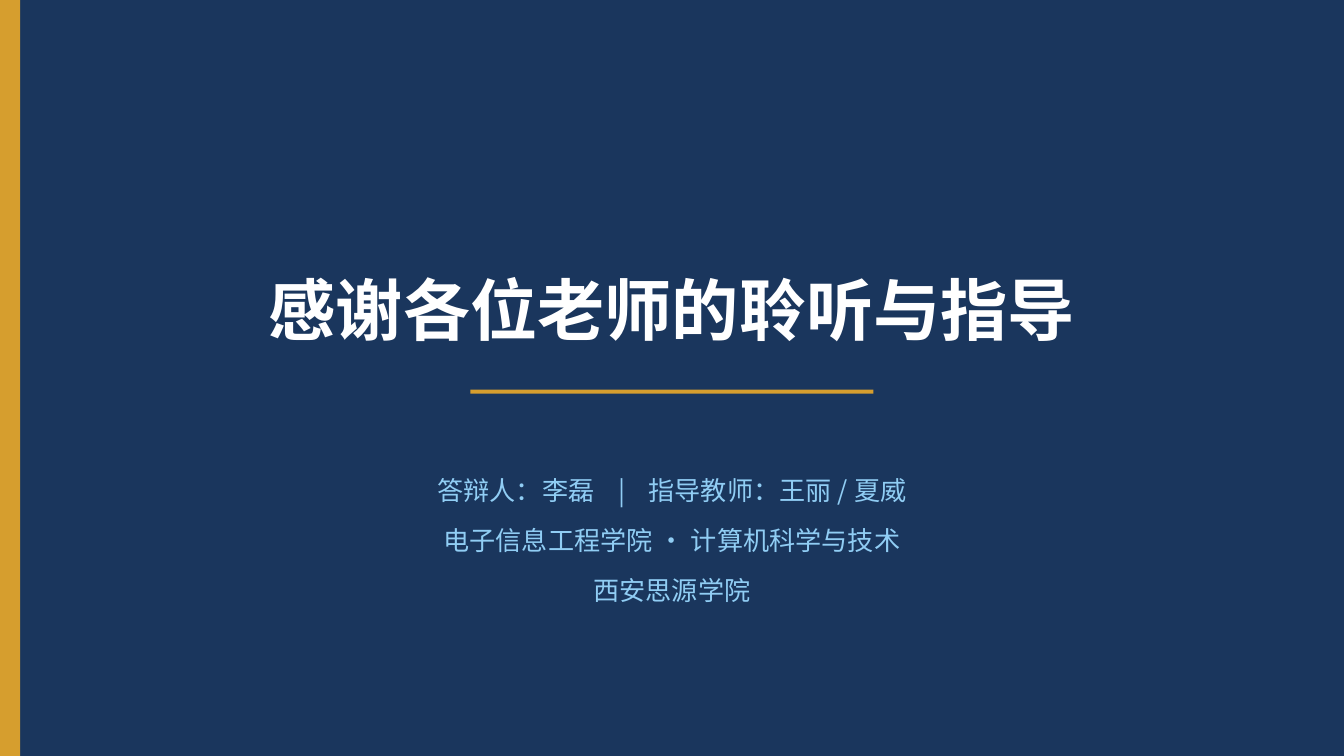
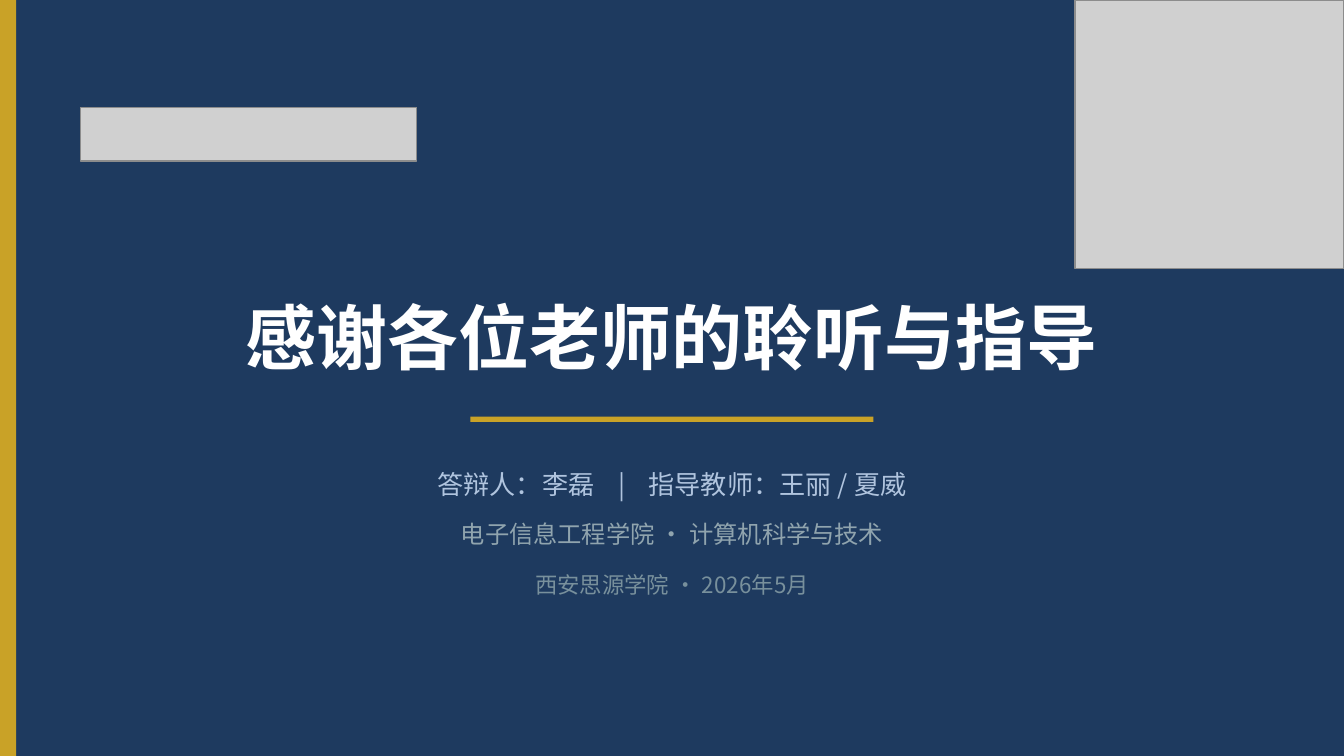
Before and after one commit to lvolk555/Trea--warehouse-, a slide deck: slide 22 of 生鲜超市综合管理系统_毕业答辩PPT.pptx. Drawn at 1344x756 pixels with LibreOffice and Linux fonts; fonts in the diff are those of the drawing; grey boxes stand for pictures. Boxes give left, top, right and bottom in pixels: in the first picture for what was removed or moved away, otherwise in the second. Text is boxed around its words. In the diff, an @@ line names an element or a change of style, - is before the commit and + after.

```diff
--- a/生鲜超市综合管理系统_毕业答辩PPT.pptx
+++ b/生鲜超市综合管理系统_毕业答辩PPT.pptx
@@ background #1A365D to #1E3A5F @@
@@ rectangle: place and size @@
-rectangle at box(0, 0, 20, 755)
+rectangle at box(0, 0, 16, 755)
@@ rectangle at box(0, 0, 16, 755): fill #D69E2E to #C9A227 @@
@@ picture added at box(1075, 0, 1344, 269) @@
@@ picture added at box(81, 108, 417, 161) @@
@@ text "感谢各位老师的聆听与指导": place and size @@
-text "感谢各位老师的聆听与指导" at box(269, 277, 1075, 341)
+text "感谢各位老师的聆听与指导" at box(246, 303, 1097, 371)
@@ text "感谢各位老师的聆听与指导" at box(246, 303, 1097, 371): size 36 to 38 pt @@
@@ rectangle at box(470, 417, 874, 422): fill #D69E2E to #C9A227 @@
@@ rectangle: place and size @@
-rectangle at box(470, 390, 874, 394)
+rectangle at box(470, 417, 874, 422)
@@ text at box(437, 478, 906, 502): paragraph removed @@
-答辩人：李磊 | 指导教师：王丽 / 夏威
@@ text added at box(437, 472, 906, 496), 14 pt, text #B0C4DE @@
+答辩人：李磊 | 指导教师：王丽 / 夏威
@@ text "电子信息工程学院 · 计算机科学与技术": place and size @@
-text "电子信息工程学院 · 计算机科学与技术" at box(437, 478, 906, 602)
+text "电子信息工程学院 · 计算机科学与技术" at box(461, 522, 883, 545)
@@ text "电子信息工程学院 · 计算机科学与技术" at box(461, 522, 883, 545): size 14 to 13 pt, text colour #90CDF4 to #90A4AE; line spacing 1.6 to 1 @@
@@ text added at box(535, 574, 809, 595), 12 pt, text #78909C @@
+西安思源学院 · 2026年5月
@@ text at box(593, 578, 750, 602): paragraph removed @@
-西安思源学院
```
Also in this commit, not shown: 15 other slides changed, 6 slides added, 6 slides removed.
